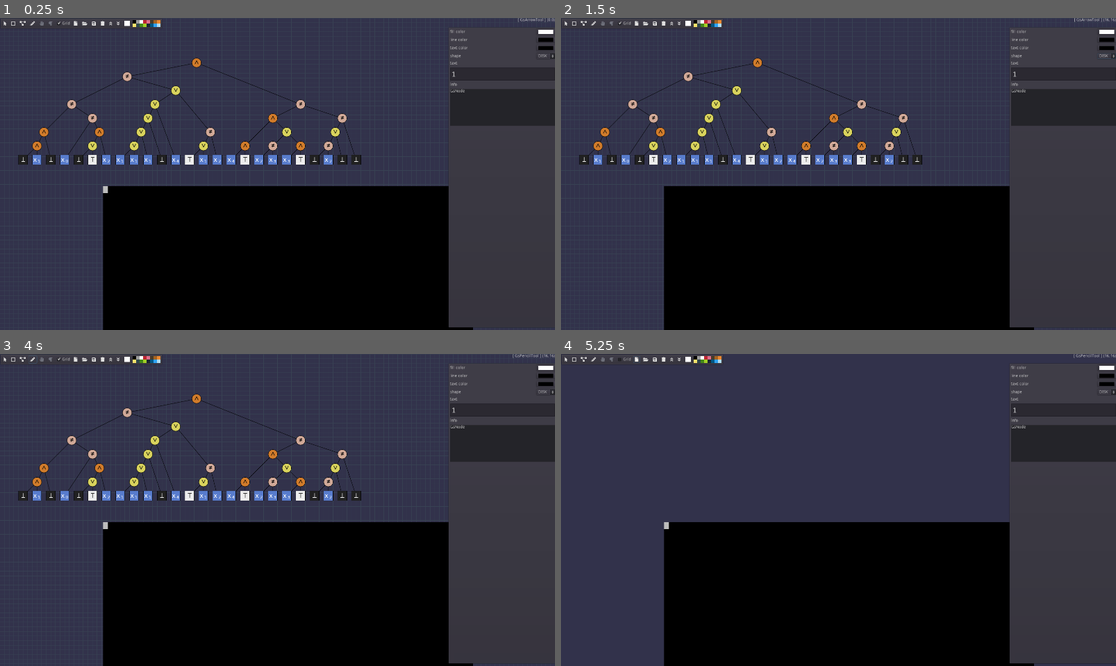
Above: before the commit, frames 1-4 (two rows, left to right).
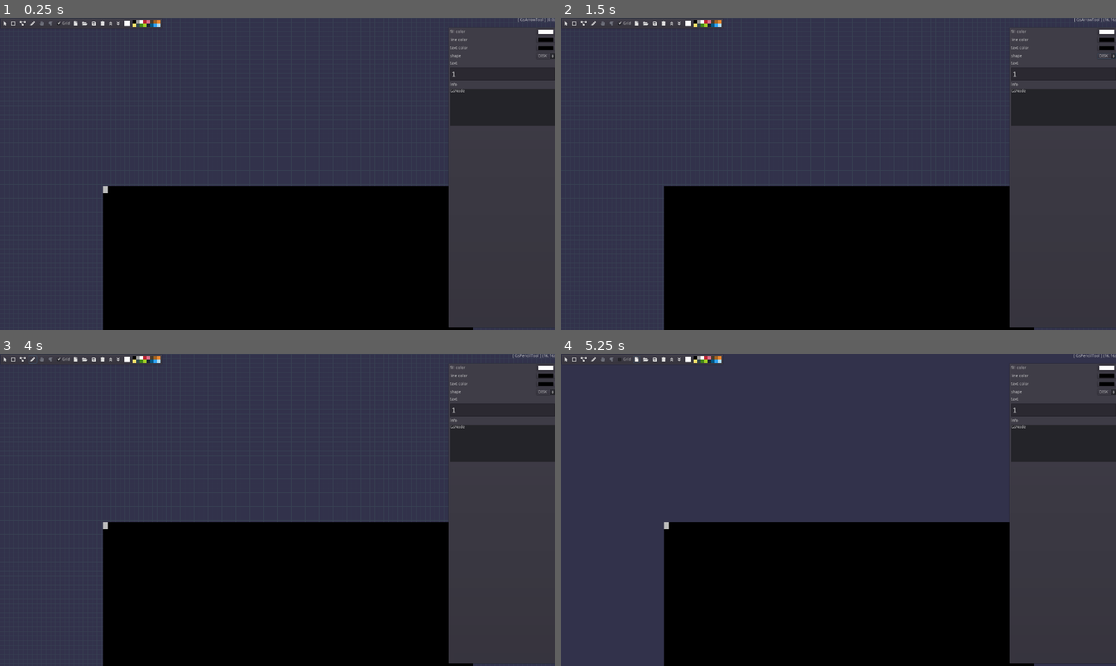
Above: after the commit, the same moments.

Repository: tangentstorm/fnarbmlyx
Game: Godot game, scene res://gslib/GsApp.tscn
The game is run twice, just before and just after one commit, with the same random seed, the same clock (stepped at 60 frames per second) and the same inputs.
Inputs:
- Up to frame 1 (0.25 s): no input
- Up to frame 2 (1.5 s): click "DISK" at 0.5 s; click "" at 1.25 s
- Up to frame 3 (4 s): click "" at 2 s; click "" at 2.75 s; click "" at 3.5 s
- Up to frame 4 (5.25 s): click "Grid" at 4.25 s; click "" at 5 s

The runs differ from the first frame. In frame 1, 2.6% of the frame differs, in the area x 3-66%, y 12-47%; in frame 2, 2.6%; in frame 3, 2.6%; in frame 4, nothing differs.

Commit message:
rng_seed property

Diff:
--- a/gslib/scripts/gs-rnd-ast.gd
+++ b/gslib/scripts/gs-rnd-ast.gd
@@ -2,6 +2,7 @@
 tool extends Node2D
 
 export var animated: bool = true
+export var rng_seed: int = 82076 setget set_rng_seed
 
 enum BFn { X0, X1, X2, X3, X4, O, I, AND, OR, XOR, NONE } # ITE, MAJ ?
 const R = GsNode.SHAPE.RECT; const D = GsNode.SHAPE.DISK
@@ -21,8 +22,8 @@
 
 var rng : RandomNumberGenerator = RandomNumberGenerator.new()
 
-func _ready():
-	rng.seed = 322
+func set_rng_seed(val):
+	rng.seed = val
 	call_deferred('play')
 
 var tree : TreeNode
